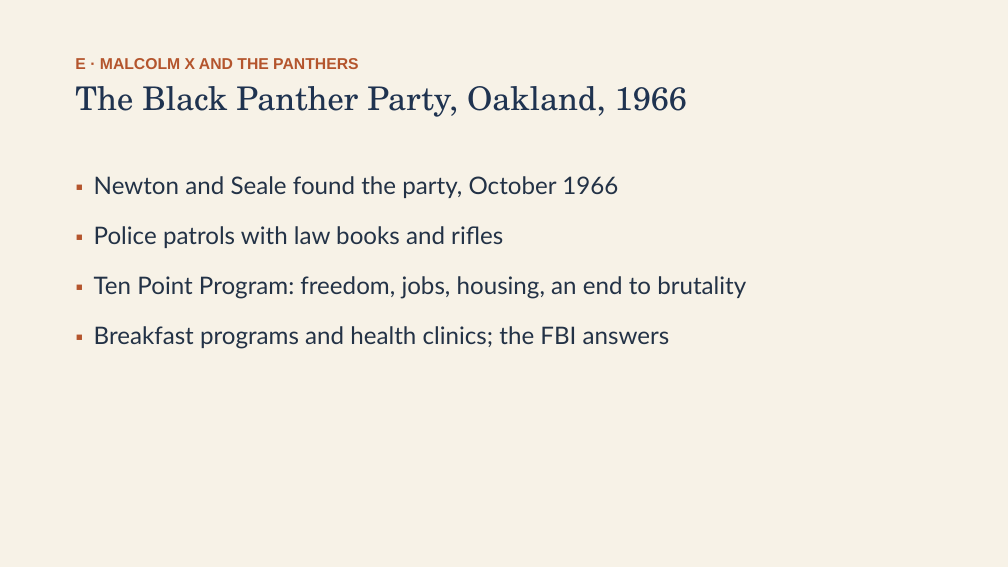
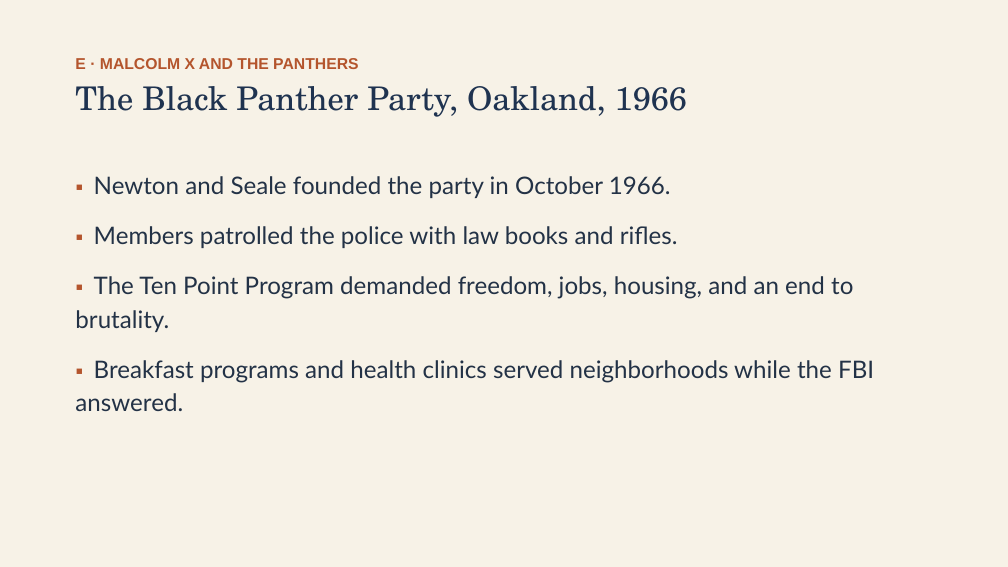
Before and after one commit to ab17gthb/humanities-curriculum-group, a slide deck: slide 16 of civil-rights/lesson-07/lesson-07-slides.pptx. Drawn at 1008x567 pixels with LibreOffice and Linux fonts; fonts in the diff are those of the drawing. Boxes give left, top, right and bottom in pixels: in the first picture for what was removed or moved away, otherwise in the second. Text is boxed around its words. In the diff, an @@ line names an element or a change of style, - is before the commit and + after.

```diff
--- a/civil-rights/lesson-07/lesson-07-slides.pptx
+++ b/civil-rights/lesson-07/lesson-07-slides.pptx
@@ text at [75,176,874,411]: text changed @@
-▪ Newton and Seale found the party, October 1966
-▪ Police patrols with law books and rifles
-▪ Ten Point Program: freedom, jobs, housing, an end to brutality
-▪ Breakfast programs and health clinics; the FBI answers
+▪ Newton and Seale founded the party in October 1966.
+▪ Members patrolled the police with law books and rifles.
+▪ The Ten Point Program demanded freedom, jobs, housing, and an end to brutality.
+▪ Breakfast programs and health clinics served neighborhoods while the FBI answered.
```
Also in this commit, not shown: 9 other slides changed, 6 other files.
